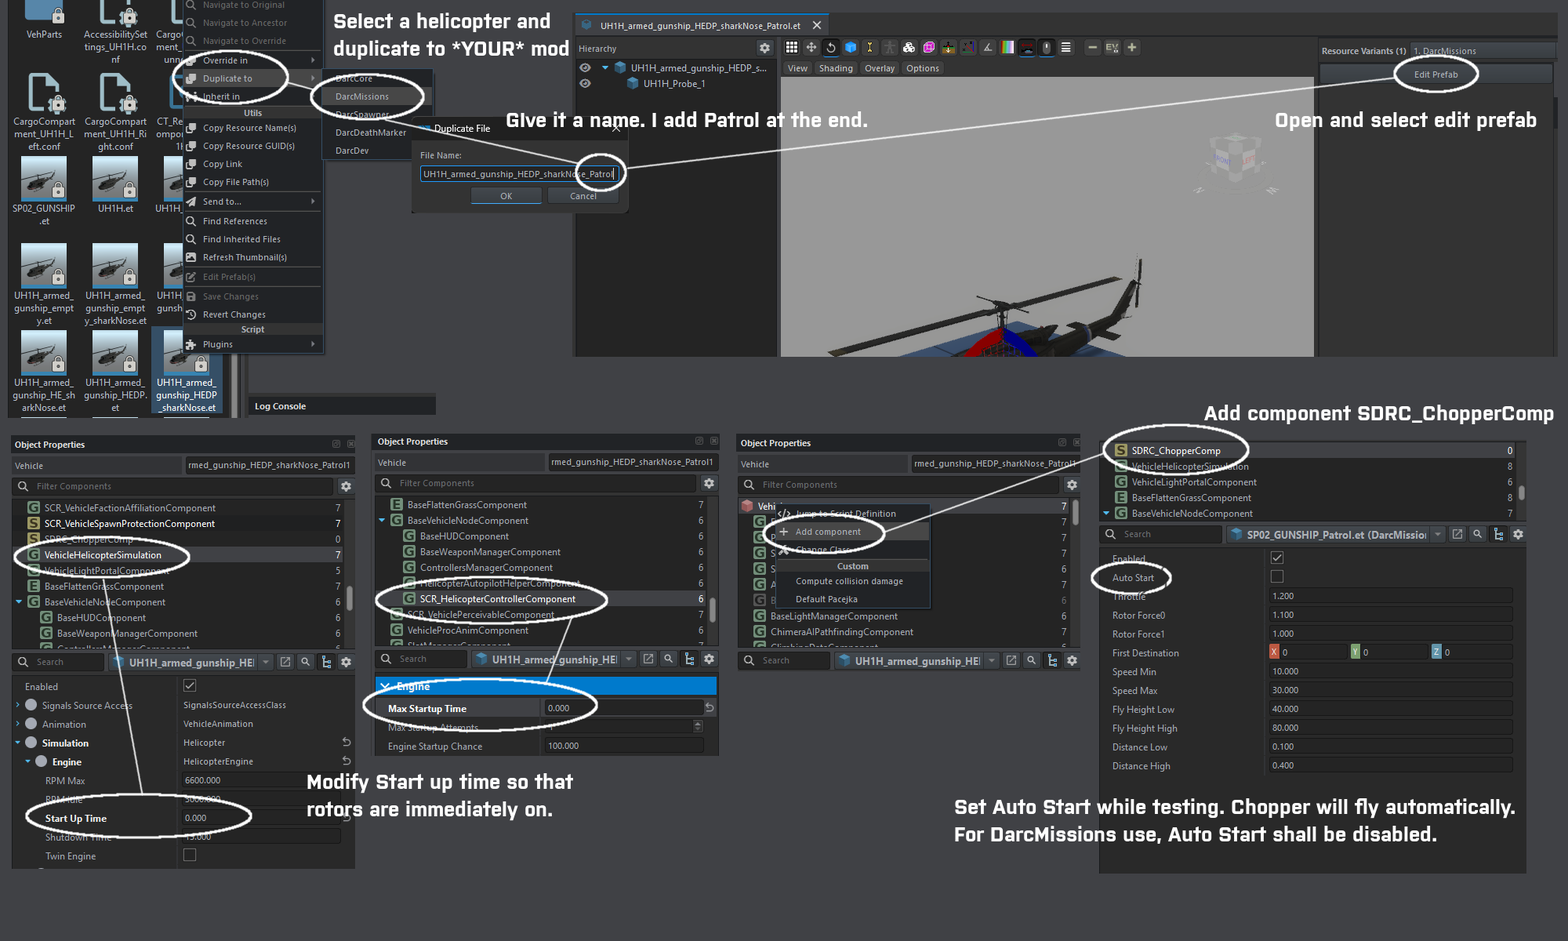
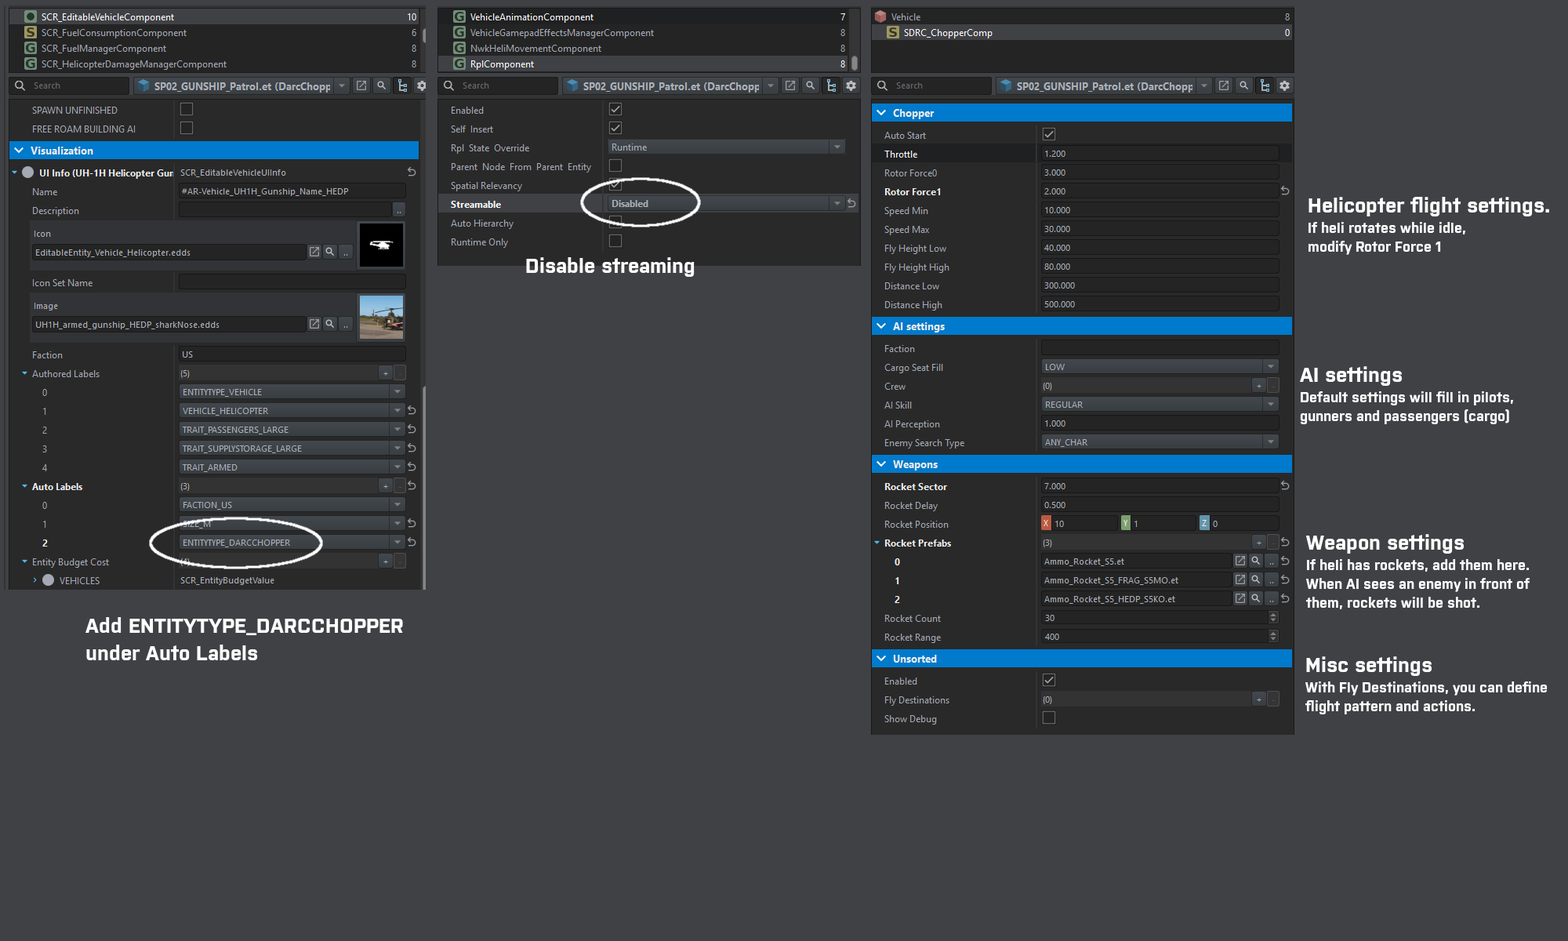
Layer changes from the first 1568px x 941px image to the second:
moved "Modify Start up time so that ..." into group "Settings_01" over (x1=307, y1=773, x2=574, y2=821)
removed layer "Set Auto Start while testing. ..." over (x1=954, y1=798, x2=1515, y2=844)
moved "Lines" into group "Settings_01" over (x1=13, y1=49, x2=1480, y2=839)
removed layer "SDRC_ChopperComp" over (x1=1099, y1=439, x2=1527, y2=874)
moved "Pasted Layer" into group "Settings_01" over (x1=7, y1=0, x2=436, y2=418)
moved "Pasted Layer #2" into group "Settings_01" over (x1=572, y1=12, x2=1558, y2=357)
moved "Pasted Layer #1" into group "Settings_01" over (x1=411, y1=116, x2=629, y2=214)
moved "Pasted Layer #5" into group "Settings_01" over (x1=10, y1=435, x2=356, y2=869)
moved "Pasted Layer #4" into group "Settings_01" over (x1=370, y1=433, x2=720, y2=756)
moved "Pasted Layer #3" into group "Settings_01" over (x1=736, y1=433, x2=1081, y2=672)
added group "Settings_02" with 10 layers above "Back" over (x1=3, y1=5, x2=1550, y2=735)
added layer "Misc settings ..." in group "Settings_02" over (x1=1304, y1=656, x2=1548, y2=715)
added layer "Weapon settings ..." in group "Settings_02" over (x1=1305, y1=533, x2=1530, y2=610)
added layer "AI settings ..." in group "Settings_02" over (x1=1299, y1=366, x2=1514, y2=425)
added layer "Helicopter flight settings. ..." in group "Settings_02" over (x1=1308, y1=196, x2=1550, y2=255)
added layer "Add ENTITYTYPE_DARCCHOPPER ..." in group "Settings_02" over (x1=85, y1=617, x2=403, y2=661)
added layer "Lines #1" in group "Settings_02" over (x1=148, y1=177, x2=701, y2=570)
added layer "Pasted Layer #9" in group "Settings_02" over (x1=869, y1=6, x2=1295, y2=735)
added layer "Pasted Layer #8" in group "Settings_02" over (x1=434, y1=6, x2=861, y2=266)
added layer "Pasted Layer #7" in group "Settings_02" over (x1=3, y1=5, x2=426, y2=590)
…and 6 more changes (1 added, 1 removed, 4 stack)